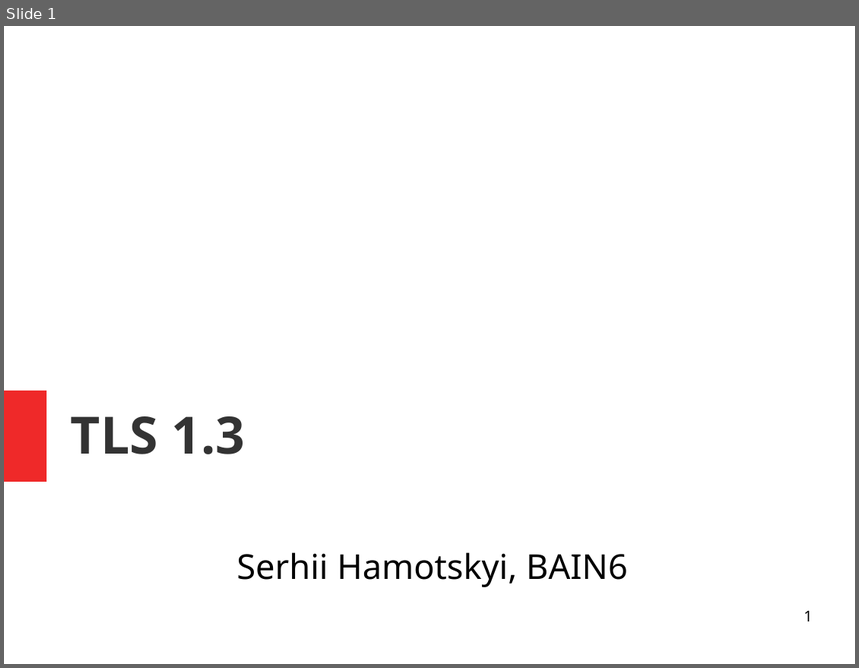
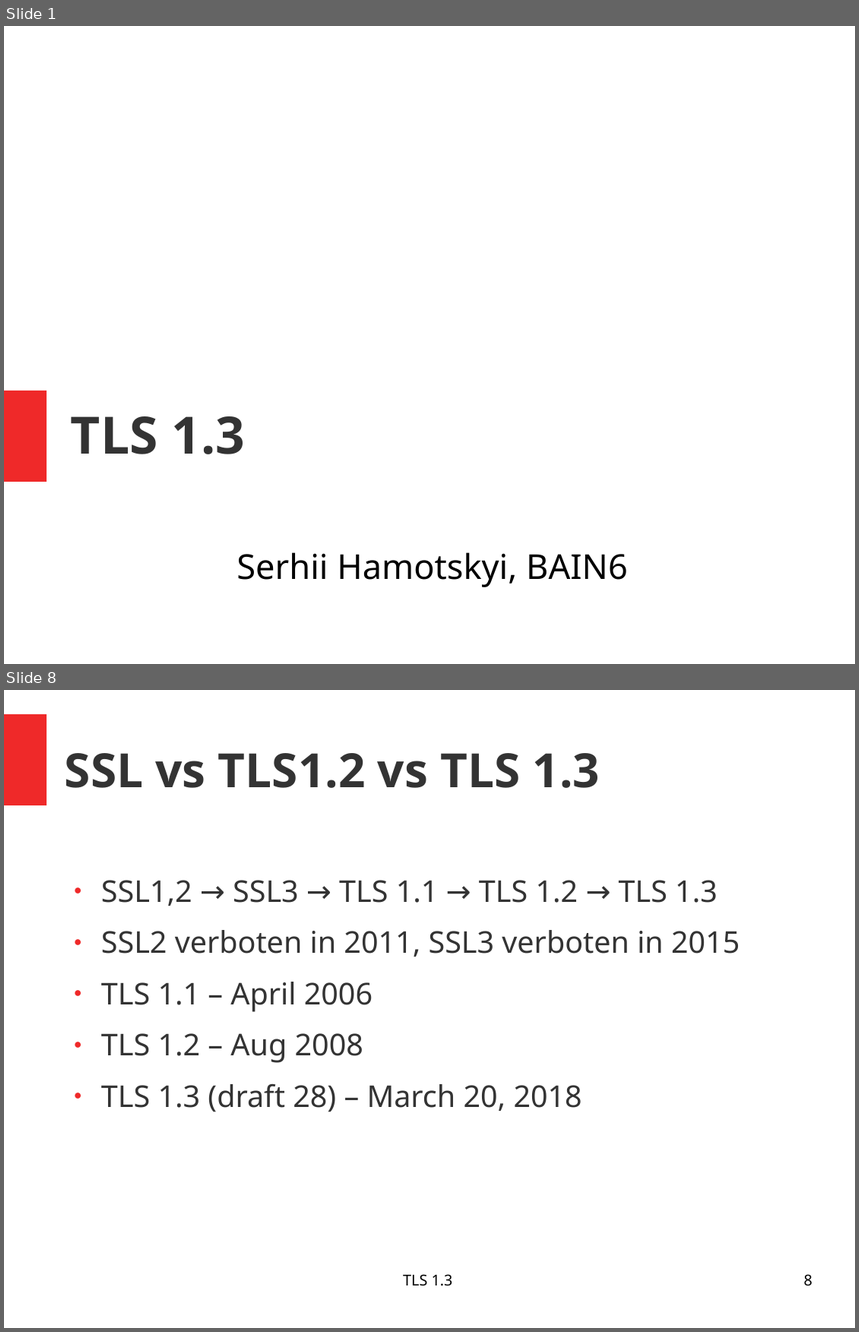
Before and after one commit to pchr8/rn-project, a slide deck: rnp/beleg/presentation.odp. Shown one above the other, each under a label of ours: slide 1 before the commit, slides 1 and 8 after it; the slides between them are not shown. The pictures are 859x668 and 859x1332 pixels, drawn with LibreOffice and Linux fonts; fonts in the diff are those of the drawing. Boxes give left, top, right and bottom in pixels: in the first picture for what was removed or moved away, otherwise in the second. Text is boxed around its words. In the diff, an @@ line names an element or a change of style, - is before the commit and + after.

```diff
--- a/rnp/beleg/presentation.odp
+++ b/rnp/beleg/presentation.odp
@@ slide 8 added at [4, 690, 855, 1328], background #FFFFFF @@
@@ rectangle added at [4, 714, 47, 805], fill #EF2929 @@
@@ title added at [65, 753, 601, 788], 44 pt, text #333333, bold @@
+SSL vs TLS1.2 vs TLS 1.3
@@ text added at [101, 880, 740, 1113], 28 pt, text #333333 @@
+● SSL1,2 → SSL3 → TLS 1.1 → TLS 1.2 → TLS 1.3
+● SSL2 verboten in 2011, SSL3 verboten in 2015
+● TLS 1.1 – April 2006
+● TLS 1.2 – Aug 2008
+● TLS 1.3 (draft 28) – March 20, 2018
@@ text added at [403, 1274, 453, 1287], 14 pt, text #000000 @@
+TLS 1.3
@@ page number added at [804, 1274, 813, 1287], 14 pt, text #000000 @@
+8
@@ slide 1 changed as well @@
@@ page number removed at [804, 611, 813, 622] @@
-1
```
Also in this commit, not shown: 7 other slides added, 1 slide removed, 2 other files.
